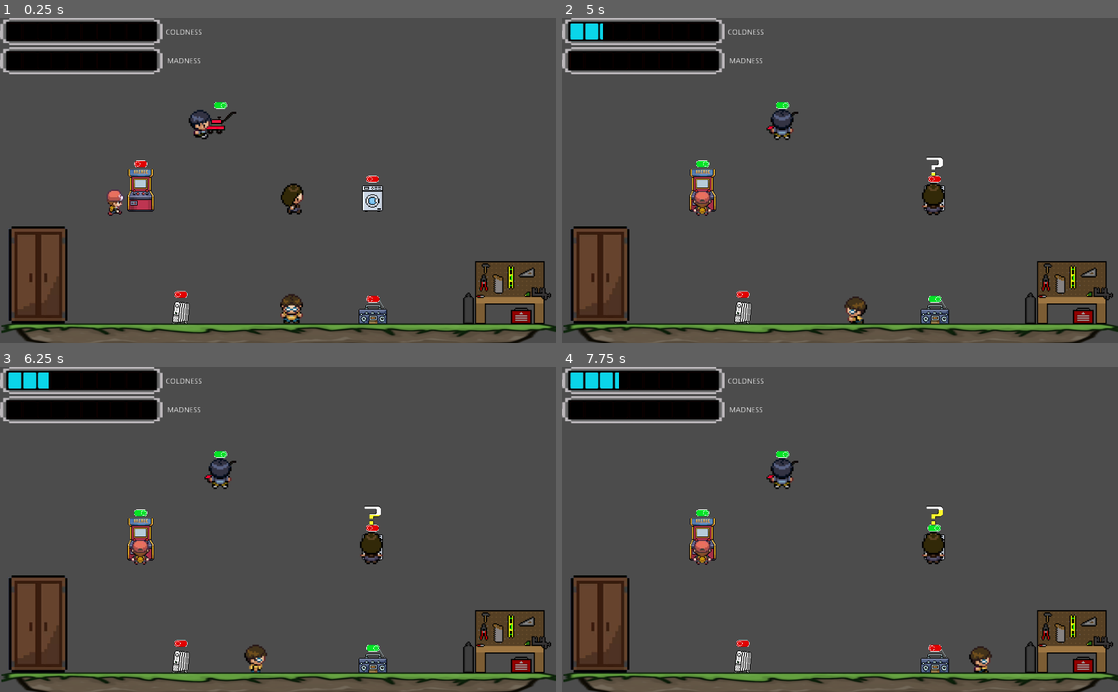
Above: before the commit, frames 1-4 (two rows, left to right).
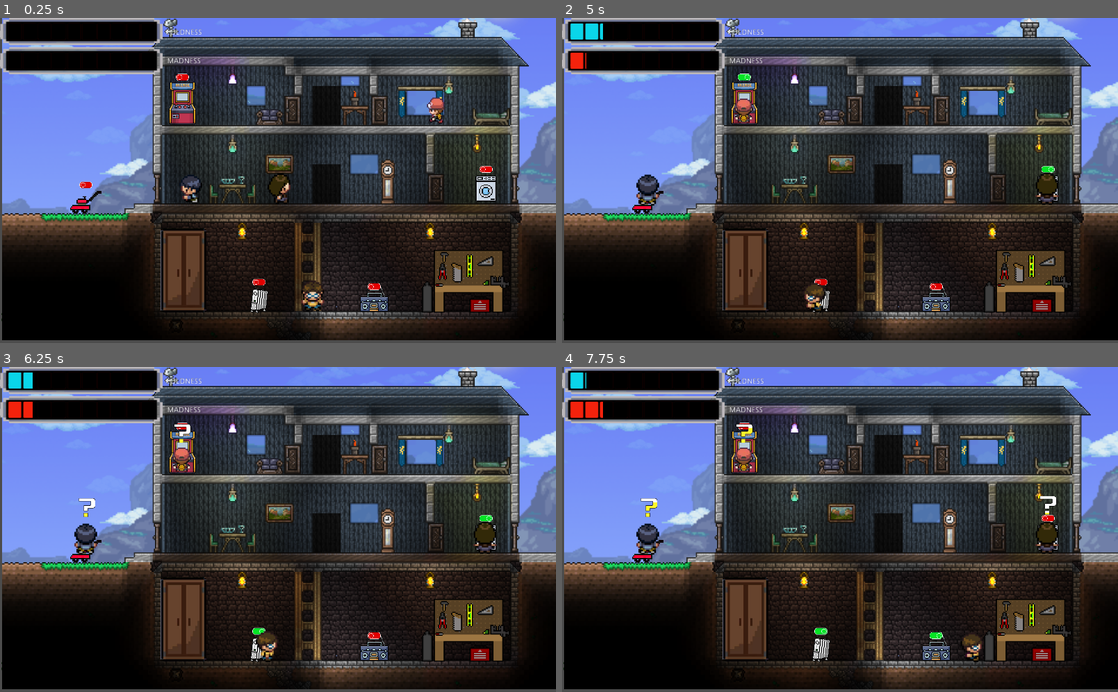
Above: after the commit, the same moments.

Repository: Gaspary23/Sombras_da_Familia
Game: Godot game, scene res://Game/Game.tscn
Same seed, same stepped clock (60 frames per second), same inputs: the game is played once before the commit and once after it. Video files are missing from this copy of the repository; at most half a second of black plays in their place.
Inputs:
- Up to frame 1 (0.25 s): no input
- Up to frame 2 (5 s): hold Right (right) 0.53-1.28 s; tap E (interact) every 0.75 s from 0.6 to 4.35 s; hold Left (left) 1.28-2.03 s; hold Right (right) 2.03-3.53 s; hold Left (left) from 3.53 s (still down)
- Up to frame 3 (6.25 s): tap E (interact) at 5.1, 5.85 s; release Left (left) at 5.78 s; hold Right (right) from 5.78 s (still down)
- Up to frame 4 (7.75 s): keep holding Right (right); tap E (interact) at 6.6, 7.35 s

The runs differ from the first frame. In frame 1, 87% of the frame differs, in the area x 0-100%, y 0-100%; in frame 2, 87%; in frame 3, 87%; in frame 4, 88%.

Commit message:
background ok 1

Diff:
--- a/Items/Wardrobe.tscn
+++ b/Items/Wardrobe.tscn
@@ -3,15 +3,16 @@
 [ext_resource path="res://Items/Wardrobe.png" type="Texture" id=1]
 
 [sub_resource type="RectangleShape2D" id=1]
-extents = Vector2( 72.5, 119.5 )
+extents = Vector2( 56, 104 )
 
 [node name="Wardrobe" type="KinematicBody2D"]
 scale = Vector2( 0.75, 0.75 )
 
 [node name="Sprite" type="Sprite" parent="."]
+scale = Vector2( 0.761416, 0.861111 )
 texture = ExtResource( 1 )
 
 [node name="CollisionShape2D" type="CollisionShape2D" parent="."]
 visible = false
-position = Vector2( 0.5, -0.5 )
+position = Vector2( 1.90735e-06, 0 )
 shape = SubResource( 1 )
--- a/Levels/Level.tscn
+++ b/Levels/Level.tscn
@@ -12,6 +12,7 @@
 [ext_resource path="res://Items/Radio.tscn" type="PackedScene" id=10]
 [ext_resource path="res://Items/Heater.tscn" type="PackedScene" id=11]
 [ext_resource path="res://GFX/tiles/grass2.png" type="Texture" id=12]
+[ext_resource path="res://Items/Background.png" type="Texture" id=13]
 
 [sub_resource type="RectangleShape2D" id=1]
 extents = Vector2( 513.5, 20 )
@@ -19,21 +20,22 @@
 [node name="Level" type="Node" groups=["Level1"]]
 
 [node name="Player" parent="." instance=ExtResource( 9 )]
-position = Vector2( 537, 567 )
+position = Vector2( 576, 542 )
 
 [node name="Child" parent="." instance=ExtResource( 4 )]
-position = Vector2( 166, 337 )
+position = Vector2( 849, 167 )
 
 [node name="Father" parent="." instance=ExtResource( 5 )]
-position = Vector2( 322, 193 )
+position = Vector2( 398, 314 )
 
 [node name="Mother" parent="." instance=ExtResource( 1 )]
-position = Vector2( 494, 329 )
+position = Vector2( 470, 310 )
 
 [node name="Scenery" type="Node" parent="."]
 
 [node name="Grass" type="StaticBody2D" parent="Scenery"]
-position = Vector2( 505, 586 )
+position = Vector2( 505, 564 )
+z_index = -8
 __meta__ = {
 "_edit_group_": true
 }
@@ -49,27 +51,33 @@
 shape = SubResource( 1 )
 
 [node name="Arcade" parent="Scenery" instance=ExtResource( 2 )]
-position = Vector2( 259, 309 )
+position = Vector2( 336, 149 )
 
 [node name="Heater" parent="Scenery" instance=ExtResource( 11 )]
-position = Vector2( 333, 532 )
+position = Vector2( 477, 509 )
 z_index = -1
 
 [node name="Lawn_Mower" parent="Scenery" instance=ExtResource( 3 )]
-position = Vector2( 406, 179 )
+position = Vector2( 158, 326 )
 
 [node name="Radio" parent="Scenery" instance=ExtResource( 10 )]
-position = Vector2( 687, 529 )
+position = Vector2( 689, 506 )
 
 [node name="Washing_Machine" parent="Scenery" instance=ExtResource( 8 )]
-position = Vector2( 686, 322 )
+position = Vector2( 895, 304 )
 z_index = -1
 
 [node name="Wardrobe" parent="Scenery" instance=ExtResource( 7 )]
-position = Vector2( 70, 474 )
+position = Vector2( 338, 466 )
 
 [node name="WorkBench" parent="Scenery" instance=ExtResource( 6 )]
-position = Vector2( 933, 504 )
+position = Vector2( 857, 483 )
+
+[node name="Background" type="Sprite" parent="."]
+position = Vector2( 515, 297 )
+scale = Vector2( 1.08263, 1.12879 )
+z_index = -7
+texture = ExtResource( 13 )
 
 [connection signal="body_entered" from="Scenery/Heater" to="Scenery/Heater" method="_on_Heater_body_entered"]
 [connection signal="body_exited" from="Scenery/Heater" to="Scenery/Heater" method="_on_Heater_body_exited"]
Renamed: Items/Capture 2023-06-28 21_50_20.png -> Items/Background.png
Not shown, changed: Items/Background.png.import
Not shown: 1 places in Levels/Level.tscn that only renumber resources
